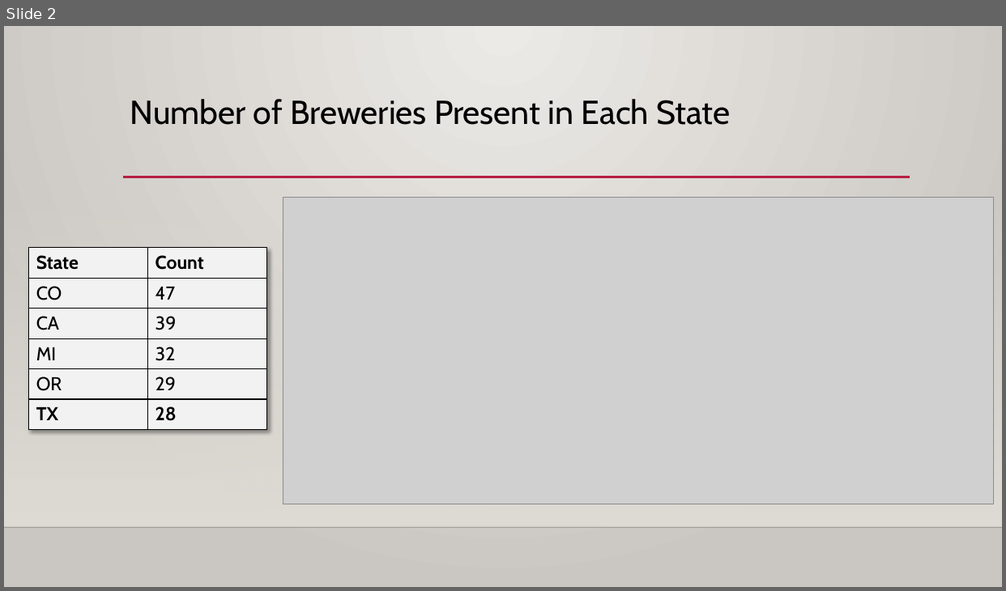
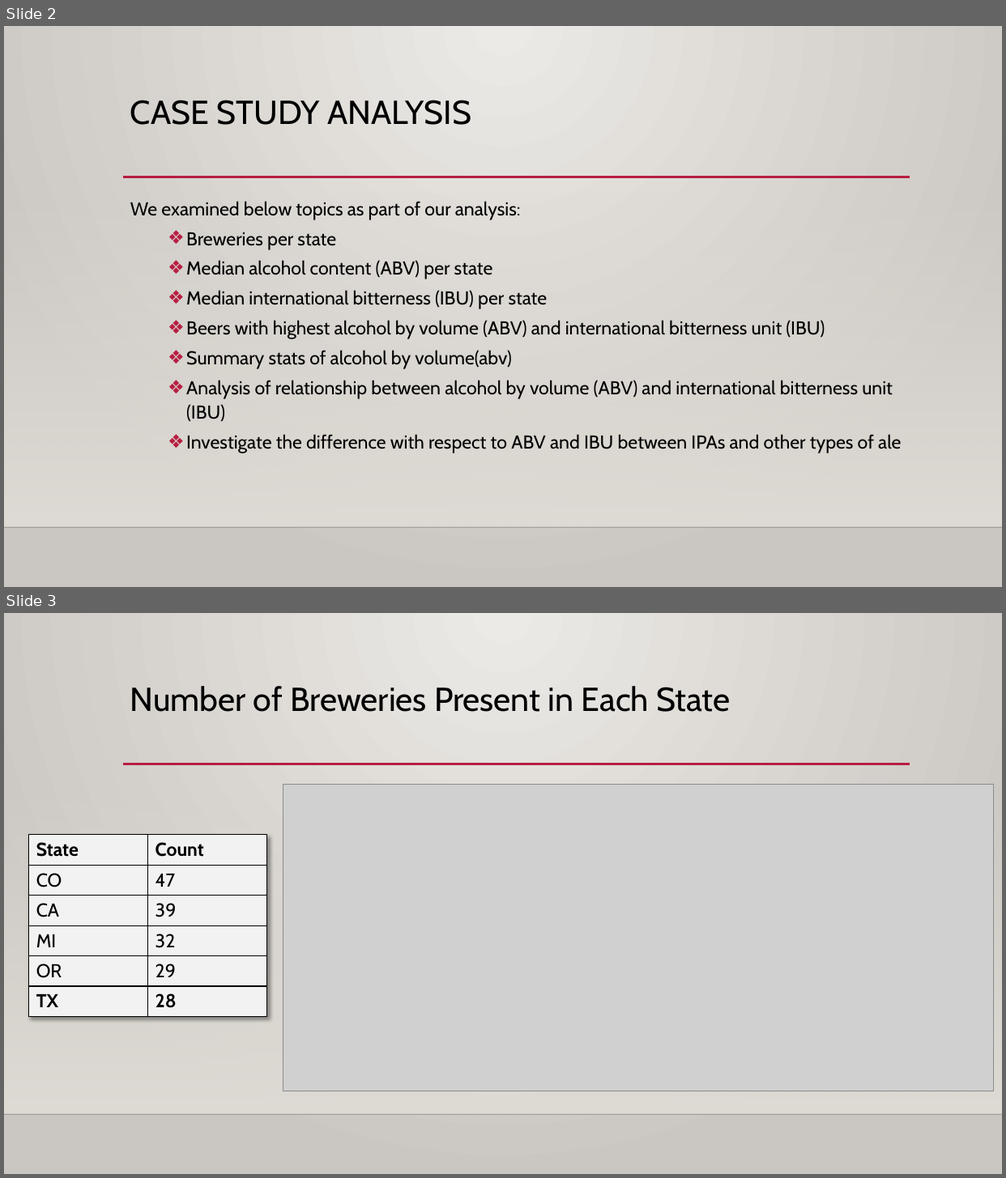
Before and after one commit to Aurian-G/BudweiserBreweryAnalysis, a slide deck: PPT/Case_Study_Analysis_DDS6306.pptx. Shown one above the other, each under a label of ours: slide 2 before the commit, slides 2 and 3 after it. The pictures are 1006x591 and 1006x1178 pixels, drawn with LibreOffice and Linux fonts; fonts in the diff are those of the drawing; grey boxes stand for pictures; background and template pictures are left out. Boxes give left, top, right and bottom in pixels: in the first picture for what was removed or moved away, otherwise in the second. Text is boxed around its words. In the diff, an @@ line names an element or a change of style, - is before the commit and + after.

```diff
--- a/PPT/Case_Study_Analysis_DDS6306.pptx
+++ b/PPT/Case_Study_Analysis_DDS6306.pptx
@@ slide 2 added at <box>4,26,1002,587</box>, background gradient #ECEAE7 to #CAC7C1; not listed: 3 template elements that a slide beside it also shows @@
@@ title added at <box>130,100,471,125</box>, 32 pt, text #000000 @@
+CASE STUDY ANALYSIS
@@ text added at <box>130,201,901,454</box>, 18 pt, text #000000 @@
+We examined below topics as part of our analysis:
+  ❖ Breweries per state
+  ❖ Median alcohol content (ABV) per state
+  ❖ Median international bitterness (IBU) per state
+  ❖ Beers with highest alcohol by volume (ABV) and international bitterness unit (IBU)
+  ❖ Summary stats of alcohol by volume(abv)
+  ❖ Analysis of relationship between alcohol by volume (ABV) and international bitterness unit (IBU)
+  ❖ Investigate the difference with respect to ABV and IBU between IPAs and other types of ale
@@ what was slide 2 is now slide 3 @@
```
Also in this commit, not shown: 1 slide changed, 1 other slide added.
